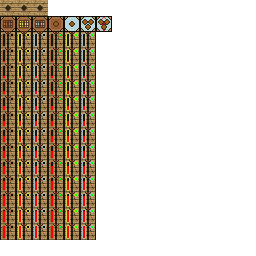
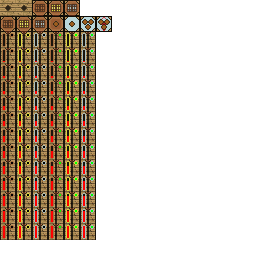
Layer changes from the first 256x256 image to the second:
painted on "Background" over [32, 0, 80, 16]
